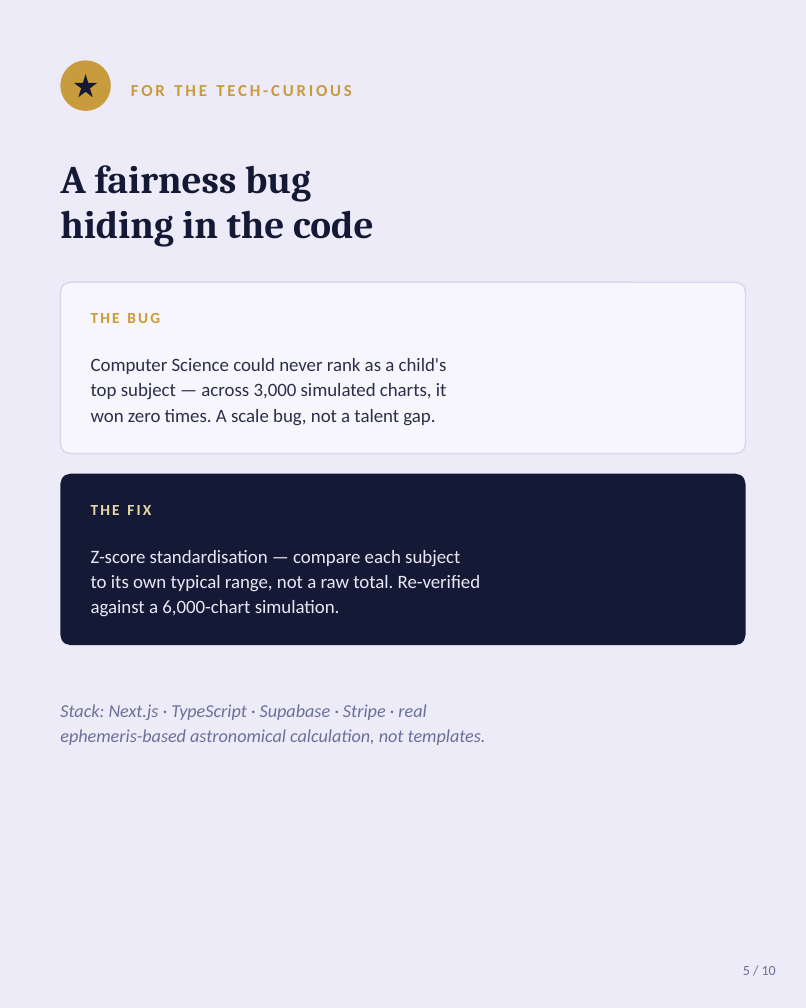
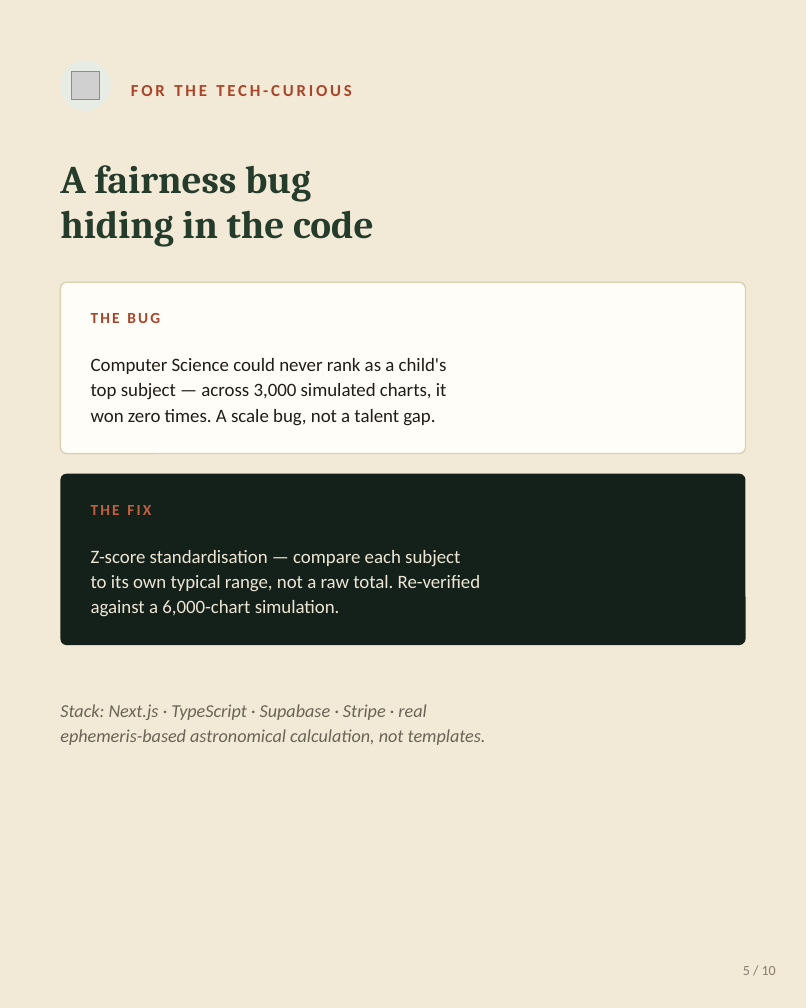
Before and after one commit to vedicastro-alt/AstroEducation, a slide deck: slide 5 of linkedin-carousel.pptx. Drawn at 806x1008 pixels with LibreOffice and Linux fonts; fonts in the diff are those of the drawing; grey boxes stand for pictures. Boxes give left, top, right and bottom in pixels: in the first picture for what was removed or moved away, otherwise in the second. Text is boxed around its words. In the diff, an @@ line names an element or a change of style, - is before the commit and + after.

```diff
--- a/linkedin-carousel.pptx
+++ b/linkedin-carousel.pptx
@@ background #EDEBF8 to #F2EAD6 @@
@@ ellipse at (60,60,111,111): fill #C89B3C to #E7ECE5 @@
@@ picture added at (72,72,100,100) @@
@@ star removed at (74,74,97,97) @@
@@ text "FOR THE TECH-CURIOUS" at (131,85,352,96): text colour #C89B3C to #A8452A @@
@@ text "A fairness bug" at (60,165,373,247): text colour #141A35 to #253B2C @@
@@ rounded rectangle at (60,282,746,453): fill #F7F6FC to #FFFDF8; outline #DAD6EE 1 pt to #DCD0B4 1 pt; proportions changed @@
@@ text "THE BUG" at (91,313,160,323): text colour #C89B3C to #A8452A @@
@@ text "Computer Science could never rank ..." at (91,358,447,426): text colour #2B2F4A to #201D16 @@
@@ rounded rectangle at (60,474,746,645): fill #141A35 to #14201A; proportions changed @@
@@ text "THE FIX" at (91,505,151,515): text colour #E6D6A8 to #C25F3D @@
@@ text "Z-score standardisation — compare each ..." at (91,550,481,617): text colour #E9E7F5 to #EDE6D4 @@
@@ text "Stack: Next.js · TypeScript · ..." at (60,704,486,745): text colour #6B7099 to #6B6354 @@
@@ text "5 / 10" at (743,966,776,975): text colour #6B7099 to #8A7C6C @@
```
Also in this commit, not shown: 9 other slides changed, 1 other file.
